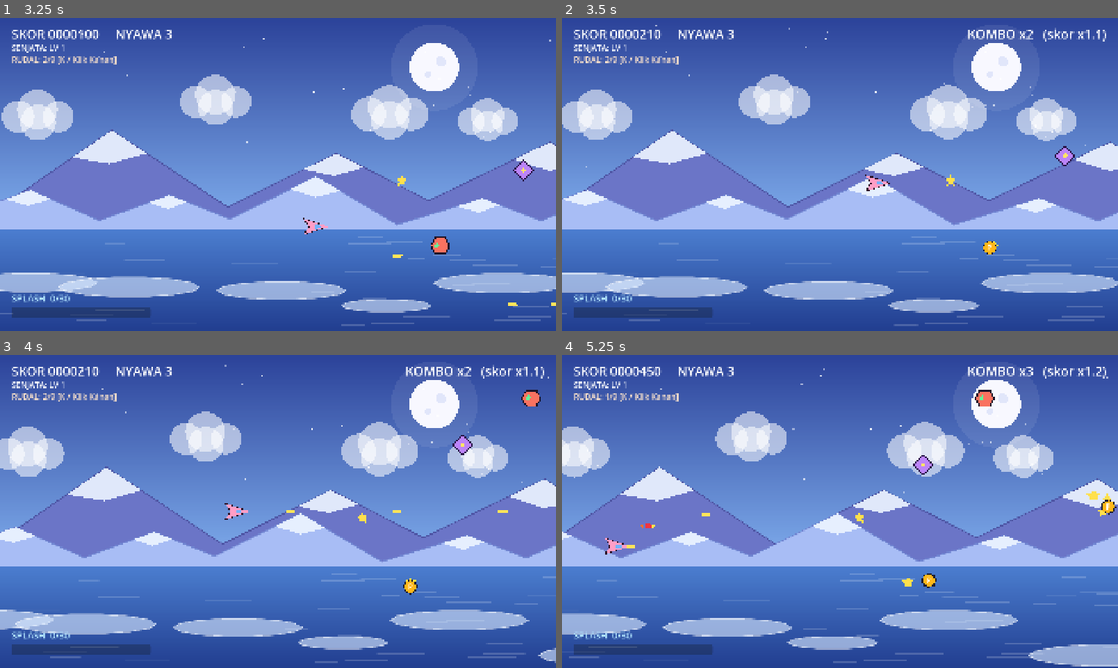
Above: before the commit, frames 1-4 (two rows, left to right).
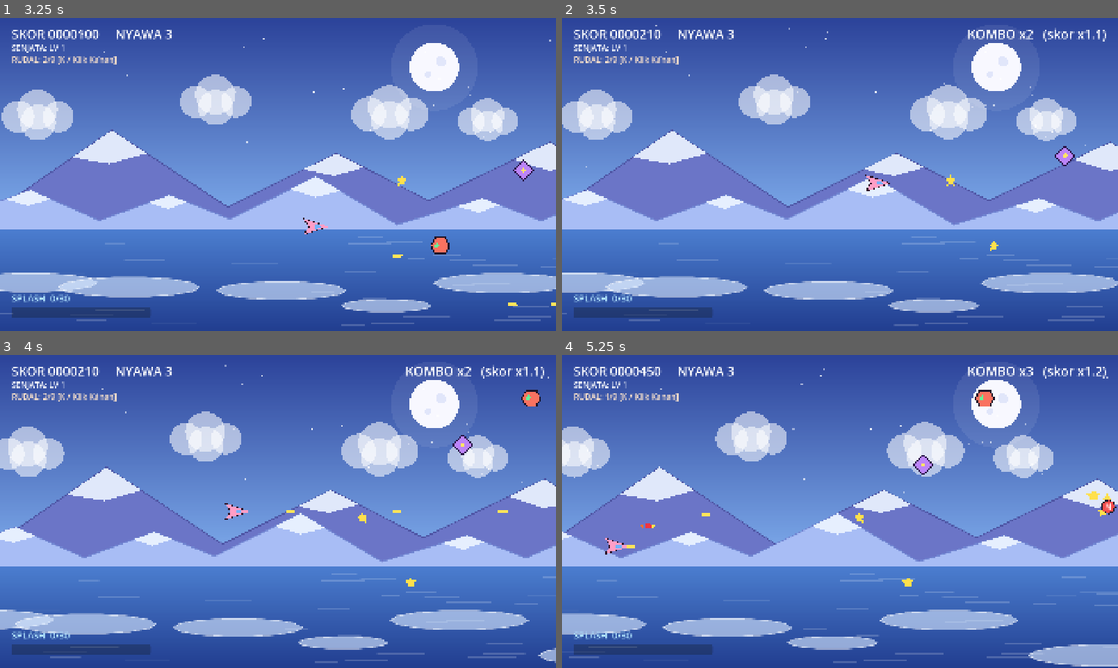
Above: after the commit, the same moments.

Repository: IhsanDwiPutra/Starsplash
Game: Godot game, scene res://scenes/ui/main_menu.tscn
Same seed, same stepped clock (60 frames per second), same inputs: the game is played once before the commit and once after it.
Inputs:
- Up to frame 1 (3.25 s): tap Enter at 0.5 s; hold D (move_right) 0.53-1.28 s; hold J (fire) 0.53-1.28 s; hold S (move_down) 1.28-2.03 s; tap J (fire) at 1.35, 3.05 s; hold D (move_right) 2.03-2.78 s; hold J (fire) 2.03-2.78 s; tap K (missile) at 2.1 s; hold W (move_up) from 2.78 s (still down); tap L (splash) at 2.85 s
- Up to frame 2 (3.5 s): keep holding W (move_up)
- Up to frame 3 (4 s): release W (move_up) at 3.53 s; hold A (move_left) from 3.53 s (still down); hold J (fire) from 3.53 s (still down)
- Up to frame 4 (5.25 s): release J (fire) at 4.28 s; tap J (fire) at 4.35 s; release A (move_left) at 5.03 s; hold S (move_down) from 5.03 s (still down); hold J (fire) from 5.03 s (still down); tap K (missile) at 5.1 s

Frame 1 is identical in both runs. In frame 2, less than 0.1% of the frame differs, in the area x 75-79%, y 71-76%; in frame 3, less than 0.1%; in frame 4, 0.2%, in the area x 64-100%, y 46-75%.

Commit message:
feat: weapon duration timer (16s overdrive), carrier drone for guaranteed [P]/[S] drops, restricted enemy drops, and HUD weapon timer display

Diff:
--- /dev/null
+++ b/scenes/enemies/enemy_carrier.tscn
@@ -0,0 +1,34 @@
+[gd_scene format=3]
+
+[ext_resource type="Script" path="res://scripts/enemies/enemy.gd" id="1_enemy"]
+
+[sub_resource type="CircleShape2D" id="CircleShape2D_carrier"]
+radius = 32.0
+
+[node name="EnemyCarrier" type="Area2D"]
+collision_layer = 4
+script = ExtResource("1_enemy")
+max_hp = 2
+speed = 240.0
+score_value = 250
+star_value = 2
+is_carrier = true
+
+[node name="Outline" type="Polygon2D" parent="."]
+color = Color(0.25, 0.18, 0.05, 1)
+polygon = PackedVector2Array(-36, 0, -20, -32, 20, -32, 36, 0, 20, 32, -20, 32)
+
+[node name="Visual" type="Polygon2D" parent="."]
+color = Color(1, 0.84, 0.25, 1)
+polygon = PackedVector2Array(-32, 0, -16, -28, 16, -28, 32, 0, 16, 28, -16, 28)
+
+[node name="CargoPod" type="Polygon2D" parent="."]
+color = Color(1, 0.45, 0.15, 1)
+polygon = PackedVector2Array(-14, -14, 14, -14, 14, 14, -14, 14)
+
+[node name="Gem" type="Polygon2D" parent="."]
+color = Color(0.3, 0.95, 1, 1)
+polygon = PackedVector2Array(0, -8, 8, 0, 0, 8, -8, 0)
+
+[node name="CollisionShape2D" type="CollisionShape2D" parent="."]
+shape = SubResource("CircleShape2D_carrier")
--- a/scripts/autoload/game_state.gd
+++ b/scripts/autoload/game_state.gd
@@ -11,6 +11,7 @@
 signal splash_fired
 signal combo_changed(combo: int, multiplier: float)
 signal weapon_changed(level: int)
+signal weapon_timer_changed(time_left: float, max_time: float)
 signal missiles_changed(ammo: int, max_ammo: int)
 signal shield_changed(active: bool)
 
@@ -32,6 +33,7 @@
 const MAX_WEAPON_LEVEL: int = 5
 const MAX_MISSILES: int = 9
 const START_MISSILES: int = 3
+const WEAPON_DURATION: float = 16.0
 
 var difficulty: Difficulty = Difficulty.NORMAL
 var score: int = 0
@@ -40,16 +42,27 @@
 var combo: int = 0
 
 var weapon_level: int = 1
+var weapon_timer: float = 0.0
 var missile_ammo: int = 3
 var has_shield: bool = false
 
 var _last_kill_time: float = -100.0
 
 
-func _process(_delta: float) -> void:
+func _process(delta: float) -> void:
 	if combo > 0 and _now() - _last_kill_time > COMBO_WINDOW:
 		combo = 0
 		combo_changed.emit(combo, get_multiplier())
+
+	# Durasi senjata super (Level 2–5)
+	if weapon_level > 1:
+		weapon_timer -= delta
+		weapon_timer_changed.emit(weapon_timer, WEAPON_DURATION)
+		if weapon_timer <= 0.0:
+			weapon_level = 1
+			weapon_timer = 0.0
+			weapon_changed.emit(weapon_level)
+			weapon_timer_changed.emit(0.0, WEAPON_DURATION)
 
 
 func new_game(chosen: Difficulty = Difficulty.NORMAL) -> void:
@@ -57,12 +70,14 @@
 	score = 0
 	lives = START_LIVES[chosen]
 	weapon_level = 1
+	weapon_timer = 0.0
 	missile_ammo = START_MISSILES
 	has_shield = false
 	_reset_splash_and_combo()
 	score_changed.emit(score)
 	lives_changed.emit(lives)
 	weapon_changed.emit(weapon_level)
+	weapon_timer_changed.emit(0.0, WEAPON_DURATION)
 	missiles_changed.emit(missile_ammo, MAX_MISSILES)
 	shield_changed.emit(has_shield)
 
@@ -80,12 +95,19 @@
 
 func upgrade_weapon() -> void:
 	weapon_level = mini(weapon_level + 1, MAX_WEAPON_LEVEL)
+	weapon_timer = WEAPON_DURATION
 	weapon_changed.emit(weapon_level)
+	weapon_timer_changed.emit(weapon_timer, WEAPON_DURATION)
 
 
 func downgrade_weapon() -> void:
 	weapon_level = maxi(weapon_level - 1, 1)
+	if weapon_level == 1:
+		weapon_timer = 0.0
+	else:
+		weapon_timer = minf(weapon_timer, WEAPON_DURATION * 0.5)
 	weapon_changed.emit(weapon_level)
+	weapon_timer_changed.emit(weapon_timer, WEAPON_DURATION)
 
 
 func add_missiles(amount: int) -> void:
--- a/scripts/enemies/enemy.gd
+++ b/scripts/enemies/enemy.gd
@@ -19,6 +19,8 @@
 @export var hold_duration: float = 6.0
 ## Selang tembak (detik). 0 = tidak menembak.
 @export var fire_interval: float = 0.0
+## Carrier: drone khusus pembawa hadiah (100% drop [P] atau Shield)
+@export var is_carrier: bool = false
 
 const DESPAWN_X: float = -150.0
 const ON_SCREEN_X: float = 1880.0
@@ -124,20 +126,29 @@
 
 
 func _maybe_drop_pickup() -> void:
-	_kills_without_drop += 1
-	var chance: float = 0.4 if move_type == MoveType.HOLD else 0.12
-	if _kills_without_drop >= 10:
-		chance = 1.0 # Pity drop jaminan
-	if randf() <= chance:
-		_kills_without_drop = 0
+	if is_carrier:
+		# Carrier drone selalu menjatuhkan Power-Up atau Shield!
 		var pickup := PickupScene.instantiate() as Pickup
 		pickup.position = position
-		# Tentukan jenis drop secara dinamis
-		var roll := randf()
-		if not GameState.has_shield and roll < 0.3:
+		if not GameState.has_shield and randf() < 0.4:
 			pickup.type = Pickup.Type.SHIELD
-		elif GameState.weapon_level < 5 and roll < 0.7:
+		else:
 			pickup.type = Pickup.Type.WEAPON
-		else:
-			pickup.type = Pickup.Type.MISSILE
 		get_parent().add_child.call_deferred(pickup)
+		return
+
+	if move_type == MoveType.HOLD:
+		# Shooter enemy punya peluang 35% menjatuhkan Shield atau Rudal
+		if randf() < 0.35:
+			var pickup := PickupScene.instantiate() as Pickup
+			pickup.position = position
+			pickup.type = Pickup.Type.SHIELD if (not GameState.has_shield and randf() < 0.5) else Pickup.Type.MISSILE
+			get_parent().add_child.call_deferred(pickup)
+		return
+
+	# Musuh biasa (Drone, Sine): peluang kecil menjatuhkan amunisi Rudal (6%)
+	if randf() < 0.06:
+		var pickup := PickupScene.instantiate() as Pickup
+		pickup.position = position
+		pickup.type = Pickup.Type.MISSILE
+		get_parent().add_child.call_deferred(pickup)
--- a/scripts/levels/test_level.gd
+++ b/scripts/levels/test_level.gd
@@ -4,6 +4,7 @@
 const DroneScene: PackedScene = preload("res://scenes/enemies/enemy_drone.tscn")
 const SineScene: PackedScene = preload("res://scenes/enemies/enemy_sine.tscn")
 const ShooterScene: PackedScene = preload("res://scenes/enemies/enemy_shooter.tscn")
+const CarrierScene: PackedScene = preload("res://scenes/enemies/enemy_carrier.tscn")
 const MENU_PATH: String = "res://scenes/ui/main_menu.tscn"
 const SPAWN_INTERVAL: float = 0.9
 const SPAWN_X: float = 2050.0
@@ -37,7 +38,11 @@
 	var scene: PackedScene = DroneScene
 	var y_min: float = 120.0
 	var y_max: float = 960.0
-	if _spawn_count % 5 == 0:
+	if _spawn_count % 11 == 0:
+		scene = CarrierScene
+		y_min = 200.0
+		y_max = 700.0
+	elif _spawn_count % 5 == 0:
 		scene = ShooterScene
 		y_min = 250.0
 		y_max = 830.0
--- a/scripts/ui/hud.gd
+++ b/scripts/ui/hud.gd
@@ -1,5 +1,5 @@
 extends CanvasLayer
-## HUD: skor, nyawa, status senjata, rudal, shield, Splash Meter, dan kombo.
+## HUD: skor, nyawa, status senjata & durasi timer, rudal, shield, Splash Meter, dan kombo.
 
 const COLOR_CHARGING: Color = Color(0.7, 0.9, 1.0)
 const COLOR_READY: Color = Color(1.0, 0.9, 0.3)
@@ -18,13 +18,14 @@
 	GameState.score_changed.connect(_refresh.unbind(1))
 	GameState.lives_changed.connect(_refresh.unbind(1))
 	GameState.weapon_changed.connect(_on_weapon_changed)
+	GameState.weapon_timer_changed.connect(_on_weapon_timer_changed)
 	GameState.missiles_changed.connect(_on_missiles_changed)
 	GameState.shield_changed.connect(_on_shield_changed)
 	GameState.splash_changed.connect(_on_splash_changed)
 	GameState.combo_changed.connect(_on_combo_changed)
 
 	_refresh()
-	_on_weapon_changed(GameState.weapon_level)
+	_update_weapon_display(GameState.weapon_level, GameState.weapon_timer)
 	_on_missiles_changed(GameState.missile_ammo, GameState.MAX_MISSILES)
 	_on_shield_changed(GameState.has_shield)
 	_on_splash_changed(GameState.splash_charge, GameState.SPLASH_MAX)
@@ -36,11 +37,22 @@
 
 
 func _on_weapon_changed(level: int) -> void:
+	_update_weapon_display(level, GameState.weapon_timer)
+
+
+func _on_weapon_timer_changed(time_left: float, _max_time: float) -> void:
+	_update_weapon_display(GameState.weapon_level, time_left)
+
+
+func _update_weapon_display(level: int, time_left: float) -> void:
 	if level >= GameState.MAX_WEAPON_LEVEL:
-		_weapon_label.text = "SENJATA: LV %d [MAX]" % level
+		_weapon_label.text = "SENJATA: LV %d [MAX] (%.1fs)" % [level, time_left]
 		_weapon_label.modulate = Color(1.0, 0.85, 0.2)
+	elif level > 1:
+		_weapon_label.text = "SENJATA: LV %d (%.1fs)" % [level, time_left]
+		_weapon_label.modulate = Color(0.4, 1.0, 0.6) if time_left > 5.0 else Color(1.0, 0.45, 0.4)
 	else:
-		_weapon_label.text = "SENJATA: LV %d" % level
+		_weapon_label.text = "SENJATA: LV 1"
 		_weapon_label.modulate = Color(1.0, 1.0, 1.0)
 
 
Not shown, changed: docs/BALANCE.md
Not shown, changed: docs/DECISIONS.md
Not shown, changed: docs/ROADMAP.md
